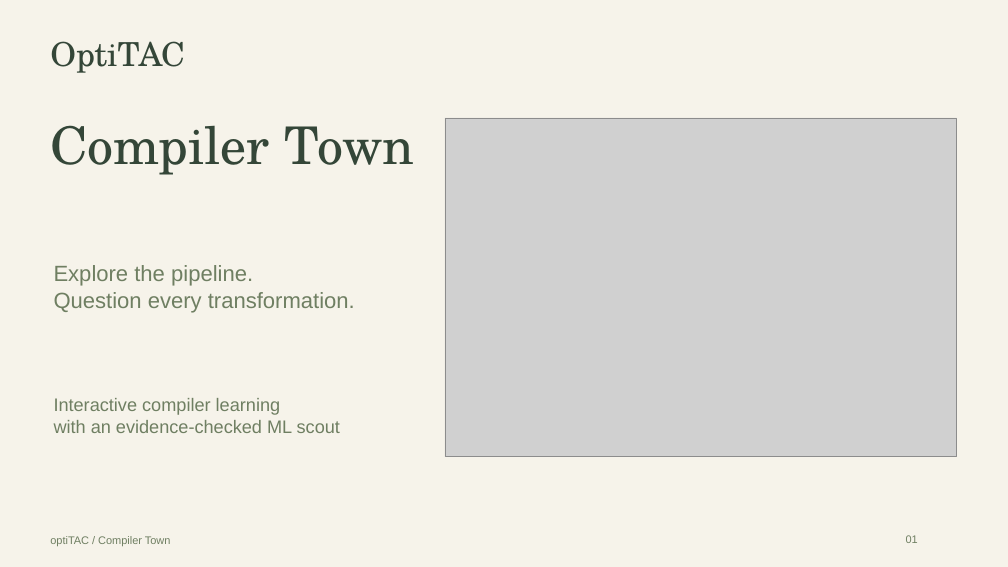
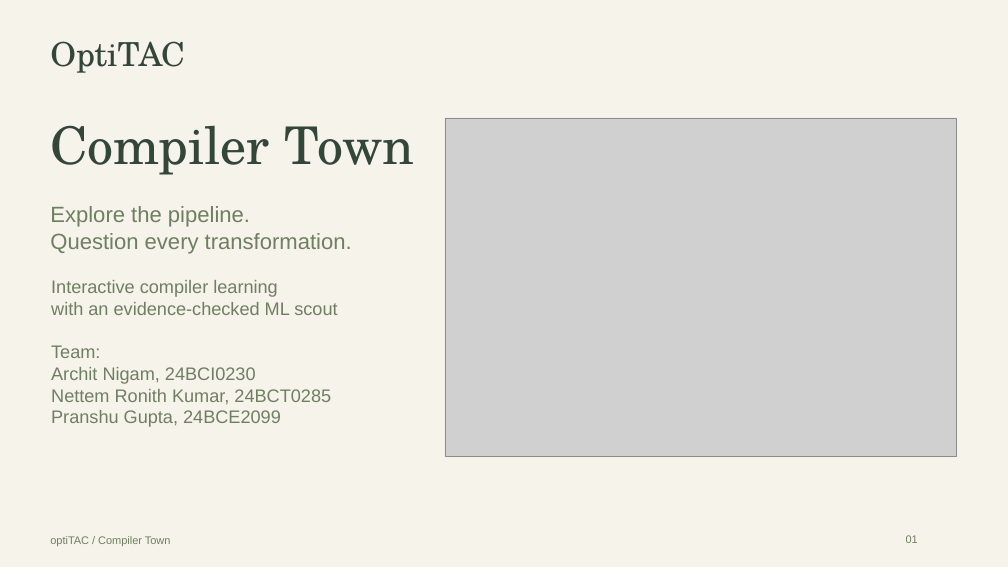
Before and after one commit to architnigam/OptiTAC, a slide deck: slide 1 of OptiTAC-Compiler-Town-Presentation.pptx. Drawn at 1008x567 pixels with LibreOffice and Linux fonts; fonts in the diff are those of the drawing; grey boxes stand for pictures. Boxes give left, top, right and bottom in pixels: in the first picture for what was removed or moved away, otherwise in the second. Text is boxed around its words. In the diff, an @@ line names an element or a change of style, - is before the commit and + after.

```diff
--- a/OptiTAC-Compiler-Town-Presentation.pptx
+++ b/OptiTAC-Compiler-Town-Presentation.pptx
@@ text "Explore the pipeline.": place and size @@
-text "Explore the pipeline." at [54,265,355,313]
+text "Explore the pipeline." at [50,206,352,254]
@@ text "Interactive compiler learning": place and size @@
-text "Interactive compiler learning" at [54,398,340,433]
+text "Interactive compiler learning" at [51,280,337,427]
@@ text at [51,302,337,427]: text changed @@
-with an evidence-checked ML scout
+with an evidence-checked ML scout
+Team:
+Archit Nigam, 24BCI0230
+Nettem Ronith Kumar, 24BCT0285
+Pranshu Gupta, 24BCE2099
```
Also in this commit, not shown: 1 other slide changed, 1 slide removed, 1 other file.
